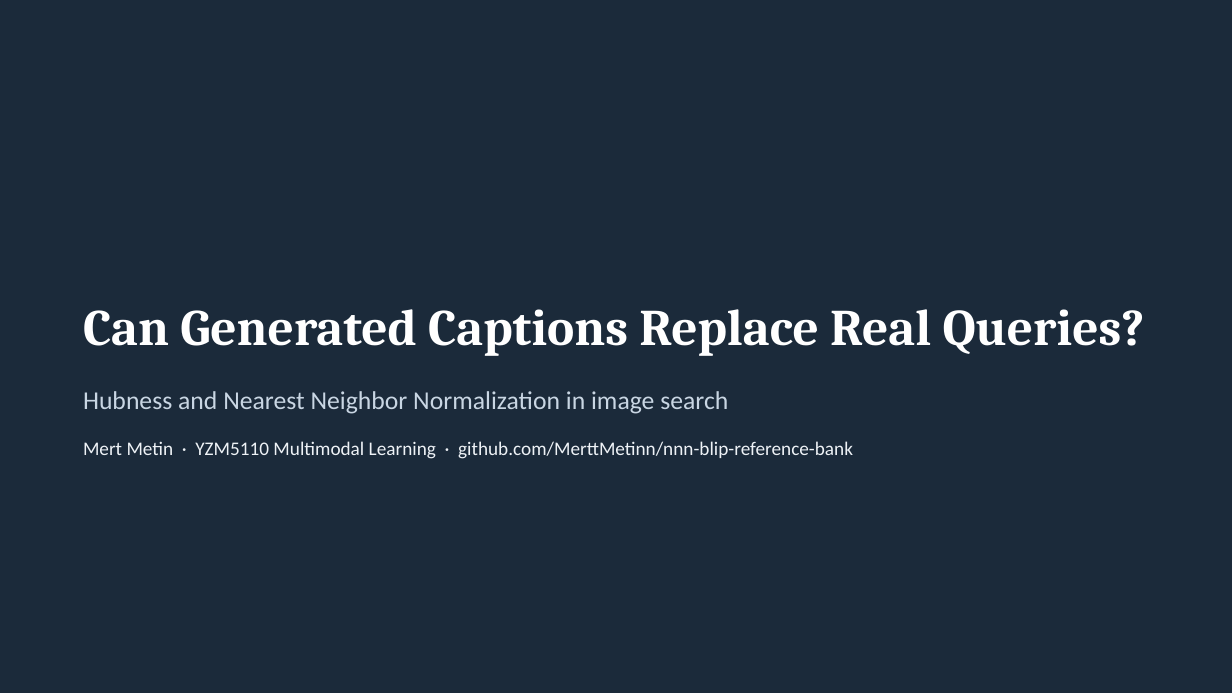
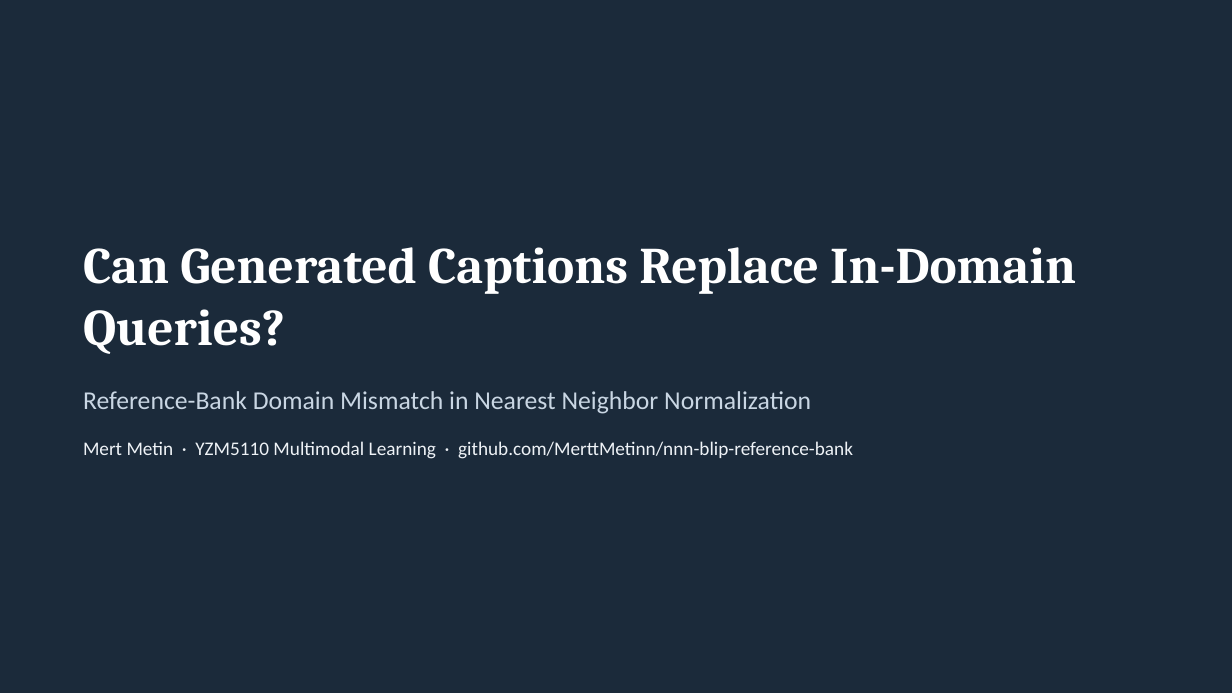
Before and after one commit to MerttMetinn/nnn-blip-reference-bank, a slide deck: slide 1 of report/Metin_YZM5110_Slides.pptx. Drawn at 1232x693 pixels with LibreOffice and Linux fonts; fonts in the diff are those of the drawing. Boxes give left, top, right and bottom in pixels: in the first picture for what was removed or moved away, otherwise in the second. Text is boxed around its words. In the diff, an @@ line names an element or a change of style, - is before the commit and + after.

```diff
--- a/report/Metin_YZM5110_Slides.pptx
+++ b/report/Metin_YZM5110_Slides.pptx
@@ title at box(83, 247, 1076, 354): text changed @@
-Can Generated Captions Replace Real Queries?
+Can Generated Captions Replace In-Domain Queries?
@@ text at box(83, 391, 811, 414): text changed @@
-Hubness and Nearest Neighbor Normalization in image search
+Reference-Bank Domain Mismatch in Nearest Neighbor Normalization
```
Also in this commit, not shown: 1 other slide changed, 1 slide added, 1 other file.
